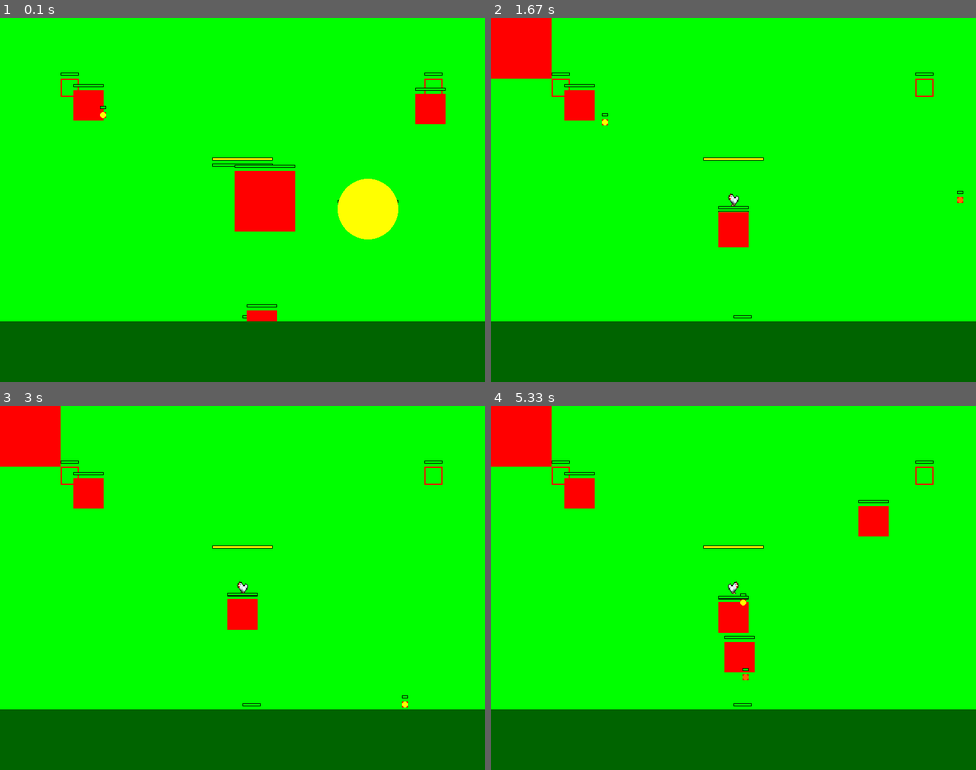
Above: before the commit, frames 1-4 (two rows, left to right).
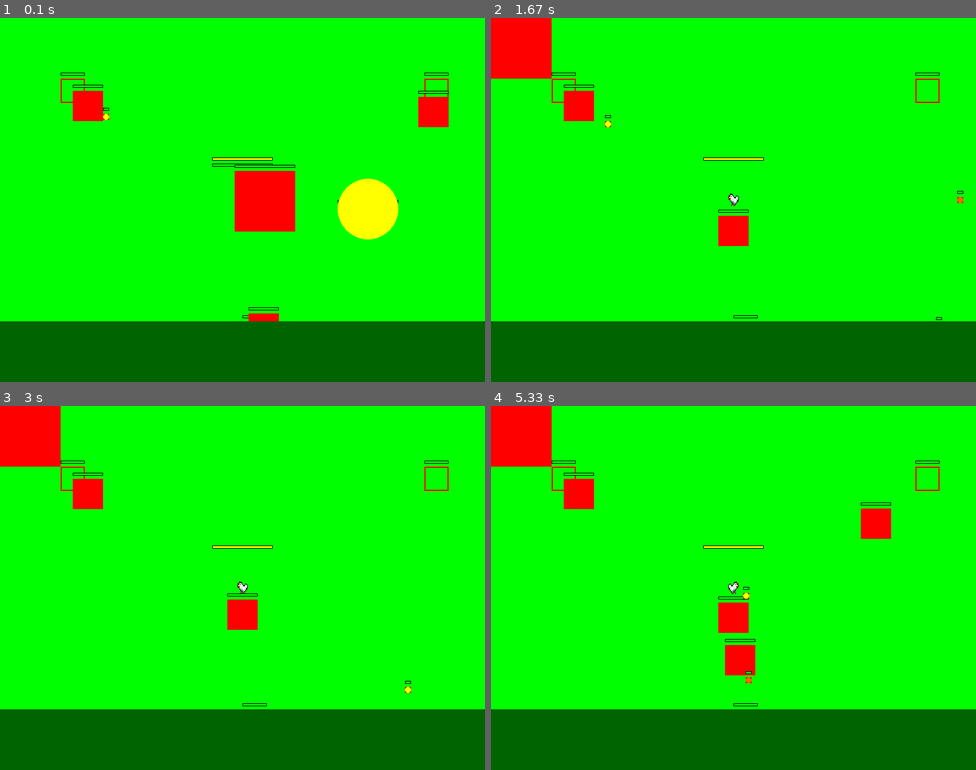
Above: after the commit, the same moments.

Repository: Zakihung/The-Chickening
Game: pygame game, started from main.py
Two runs of this game, one before a commit and one after it. Both use one fixed random seed, a clock stepped at 60 frames per second and the inputs below.
Inputs:
- Up to frame 1 (0.1 s): no input
- Up to frame 2 (1.67 s): tap L at 0.33 s; tap A at 0.67 s; hold Right 1-1.47 s
- Up to frame 3 (3 s): tap A at 1.83 s; hold Right 2.17-2.63 s
- Up to frame 4 (5.33 s): hold Left 3.57-3.97 s

The runs differ from the first frame. In frame 1, 0.5% of the frame differs, in the area x 12-93%, y 15-84%; in frame 2, 0.4%; in frame 3, 0.3%; in frame 4, 0.7%, in the area x 12-93%, y 15-83%.

Commit message:
Add destructible spawn points with HP and clear condition

Diff:
--- a/modules/managers/level_manager.py
+++ b/modules/managers/level_manager.py
@@ -24,12 +24,15 @@
 
     def load_level(self, level_id):
         """Load data level từ json."""
-        level = next((l for l in self.levels_data if l['id'] == level_id + 1), None)  # id 1 = index 0
+        level = next((l for l in self.levels_data if l['id'] == level_id + 1), None)
         if level:
             self.map_type = level['map_type']
             self.background = level['background']
             self.waves = level['waves']
-            self.spawn_points = [BaseEntity(sp['x'], sp['y'], 30, 30, hp=sp['hp']) for sp in level['spawn_points']]
+            self.spawn_points = []
+            for sp in level['spawn_points']:
+                spawn = BaseEntity(sp['x'], sp['y'], 40, 40, hp=sp['hp'])
+                self.spawn_points.append(spawn)
             self.boss = level['boss']  # None hoặc dict
             self.current_wave = 0
             self.enemies.clear()
@@ -54,10 +57,27 @@
             if not enemy.alive:
                 self.enemies.remove(enemy)
 
+        # Update spawns (check destroy)
+        for spawn in self.spawn_points[:]:
+            # Placeholder hit: Check collision với player projectiles (pass từ player)
+            for proj in player.projectiles:
+                if rect_collision(proj.rect, spawn.rect):
+                    spawn.take_damage(proj.damage)
+                    if spawn.hp <= 0:
+                        self.spawn_points.remove(spawn)
+                        # Effect/explosion placeholder
+
         # Check clear wave: No enemies and all spawns destroyed? (placeholder no enemies)
         if len(self.enemies) == 0 and self.current_wave >= len(self.waves):
             # Clear level, next or boss
             pass
+
+        # Check clear level: No enemies và no spawn_points
+        if len(self.enemies) == 0 and len(self.spawn_points) == 0 and self.current_wave >= len(self.waves):
+            # Clear, next level or boss
+            self.current_level += 1
+            self.load_level(self.current_level)
+            print("Level cleared!")  # Placeholder
 
     def draw(self, screen):
         """Draw enemies/spawns."""
